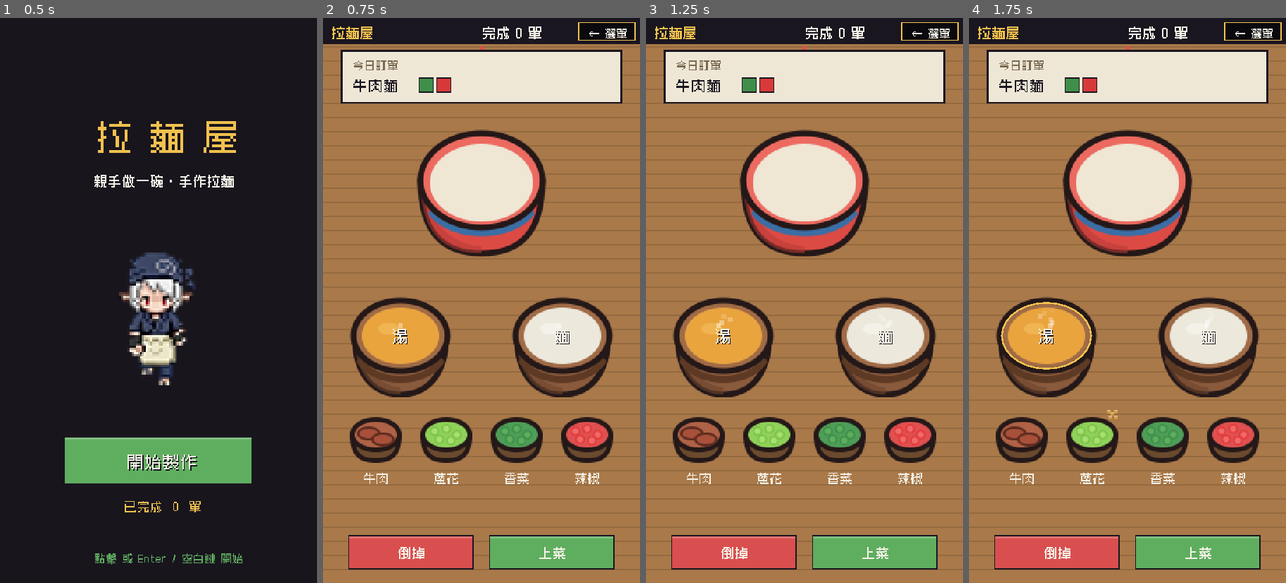
Above: before the commit, frames 1-4 (left to right).
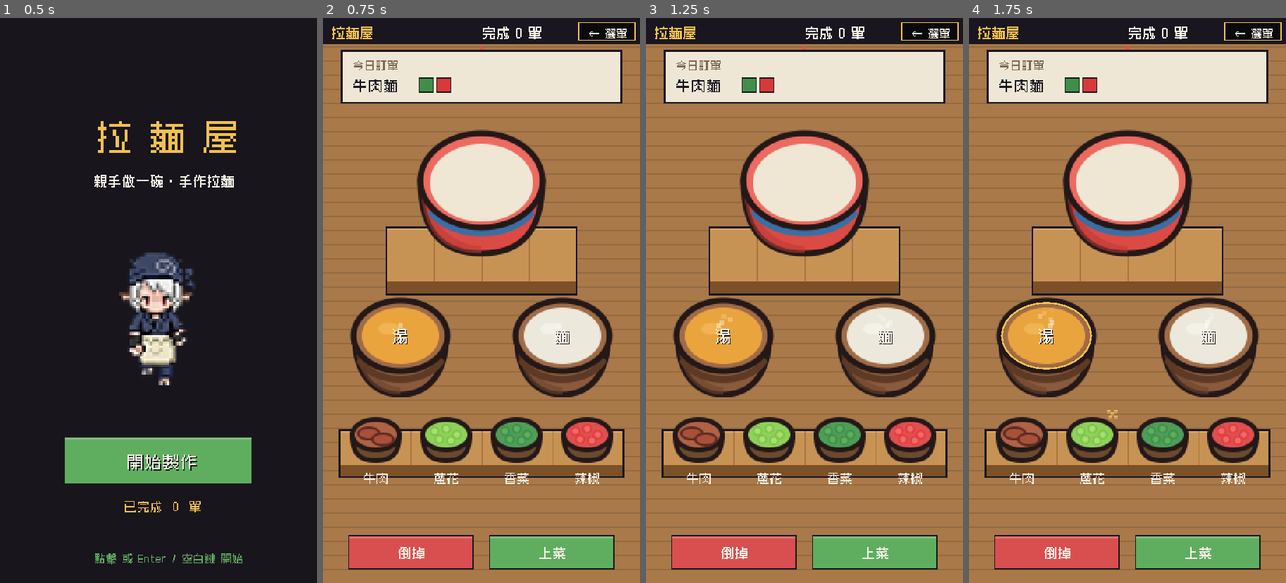
Above: after the commit, the same moments.

Repository: meloalright/ramen-ya
Game: Godot game, scene res://scenes/Menu.tscn
Same seed, same stepped clock (60 frames per second), same inputs: the game is played once before the commit and once after it.
Inputs (mouse positions are in pixels of both pictures, inside the frame that each line leads up to):
- Up to frame 1 (0.5 s): no input
- Up to frame 2 (0.75 s): tap Enter at 0.5 s; move the mouse to (551, 272) at 0.52 s; hold D from 0.53 s (still down); tap M at 0.6 s; click (551, 272) at 0.67 s
- Up to frame 3 (1.25 s): keep holding D; tap Space at 0.77 s
- Up to frame 4 (1.75 s): release D at 1.25 s; tap Space at 1.25 s; drag from (1064, 328) to (1111, 413) at 1.27 s

Frame 1 is identical in both runs. In frame 2, 10% of the frame differs, in the area x 4-96%, y 36-82%; in frame 3, 10%; in frame 4, 10%.

Commit message:
feat(cook): raise the bowl and topping trays onto little wooden platforms
The assembly bowl and the four topping trays now sit on slightly raised
wooden risers (top surface + front lip for height, plank seams); the big
湯/麵 vats stay on the floor.

Co-Authored-By: Claude Opus 4.8 (1M context) <noreply@anthropic.com>

Diff:
--- a/scripts/Main.gd
+++ b/scripts/Main.gd
@@ -612,6 +612,10 @@
 	# the single order ticket, pinned at the top
 	_draw_order_ticket()
 
+	# raised little wooden platforms the bowl & toppings sit on
+	_draw_riser(Rect2(54, 178, 162, 46), 11.0)     # under the bowl
+	_draw_riser(Rect2(14, 350, 242, 30), 10.0)     # under the topping trays
+
 	# the bowl (top-down) in the middle of the counter
 	_draw_assembly(BOWL_C)
 
@@ -633,6 +637,24 @@
 	# held ingredient follows the cursor
 	if held != "":
 		_draw_held(mouse_pos)
+
+
+func _draw_riser(r: Rect2, depth: float) -> void:
+	var top := Color("c79355")
+	var top_hi := Color("dcab69")
+	var side := Color("7c5128")
+	var seam := Color("a9743f")
+	# front thickness (the "height")
+	draw_rect(Rect2(r.position.x, r.position.y + r.size.y - 2, r.size.x, depth + 2), side)
+	# top surface
+	draw_rect(r, top)
+	draw_rect(Rect2(r.position.x, r.position.y, r.size.x, 2), top_hi)
+	# plank seams running front-to-back
+	for i in range(1, 4):
+		var sx := r.position.x + r.size.x * i / 4.0
+		draw_rect(Rect2(sx, r.position.y + 1, 1, r.size.y - 1), seam)
+	# ink outline of the whole block
+	draw_rect(Rect2(r.position.x, r.position.y, r.size.x, r.size.y + depth), COL_INK, false, 1.5)
 
 
 func _puff(x: float, y: float) -> void:
